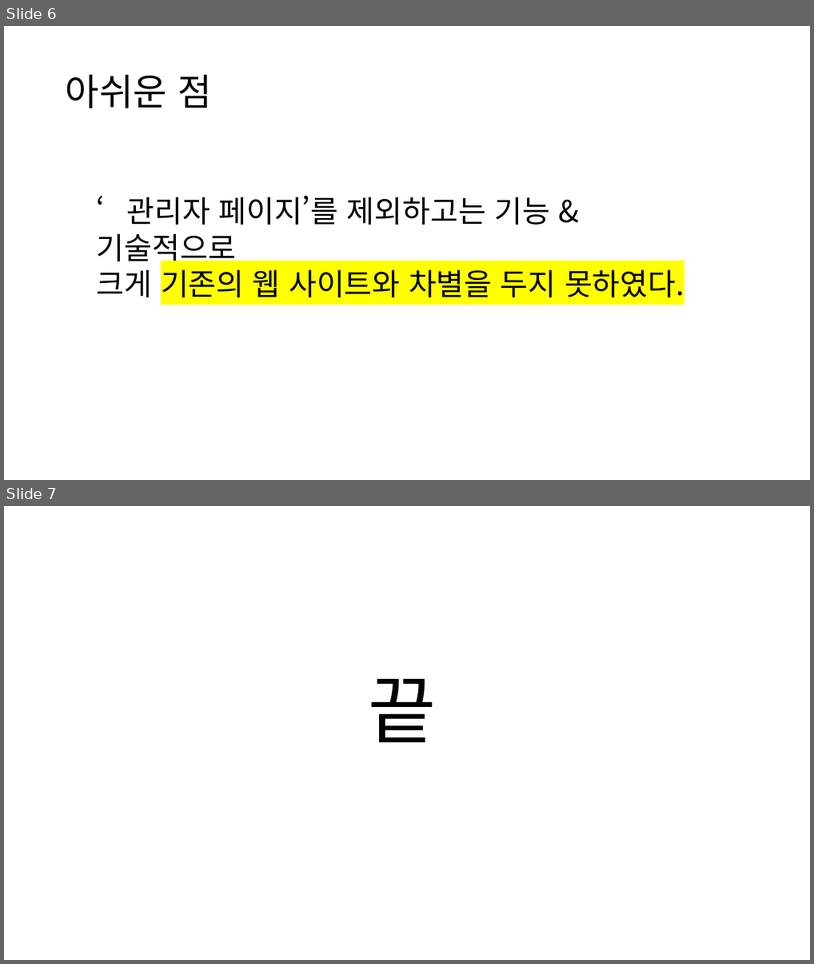
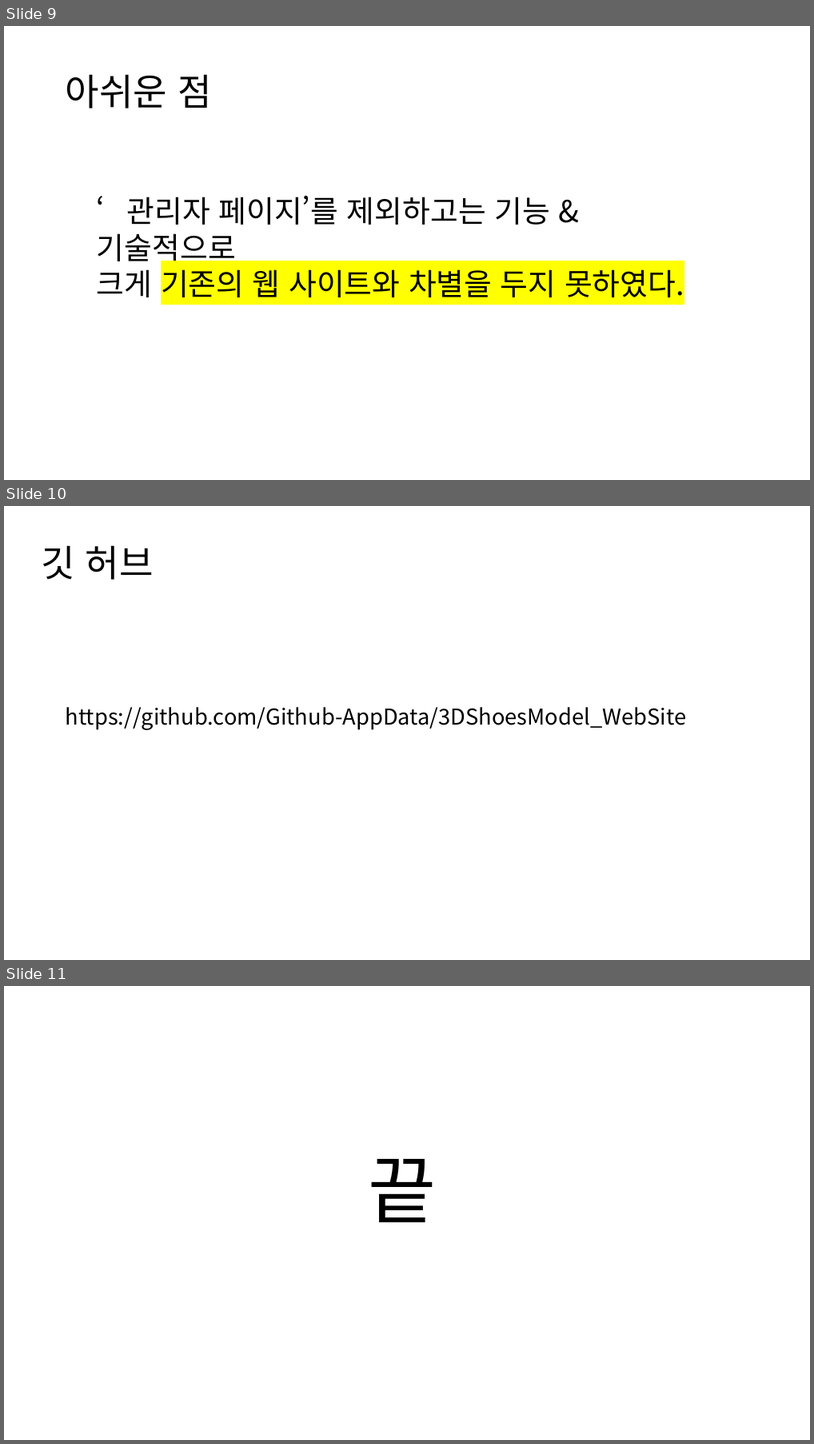
Before and after one commit to Github-AppData/3DShoesModel_WebSite, a slide deck: Documents/Report/졸업작품_최종 발표.pptx. Shown one above the other, each under a label of ours: slides 6 and 7 before the commit, slides 9, 10 and 11 after it. The pictures are 814x964 and 814x1444 pixels, drawn with LibreOffice and Linux fonts; fonts in the diff are those of the drawing. Boxes give left, top, right and bottom in pixels: in the first picture for what was removed or moved away, otherwise in the second. Text is boxed around its words. In the diff, an @@ line names an element or a change of style, - is before the commit and + after.

```diff
--- a/Documents/Report/졸업작품_최종 발표.pptx
+++ b/Documents/Report/졸업작품_최종 발표.pptx
@@ slide 10 added at bbox=[4, 506, 810, 960], background #FFFFFF @@
@@ title added at bbox=[41, 545, 154, 580], 44 pt, text #000000 @@
+깃 허브
@@ text added at bbox=[66, 707, 687, 730], 26 pt, text #000000 @@
+https://github.com/Github-AppData/3DShoesModel_WebSite
@@ what was slide 6 is now slide 9 @@
@@ what was slide 7 is now slide 11 @@
```
Also in this commit, not shown: 3 other slides added, 2 other files.
